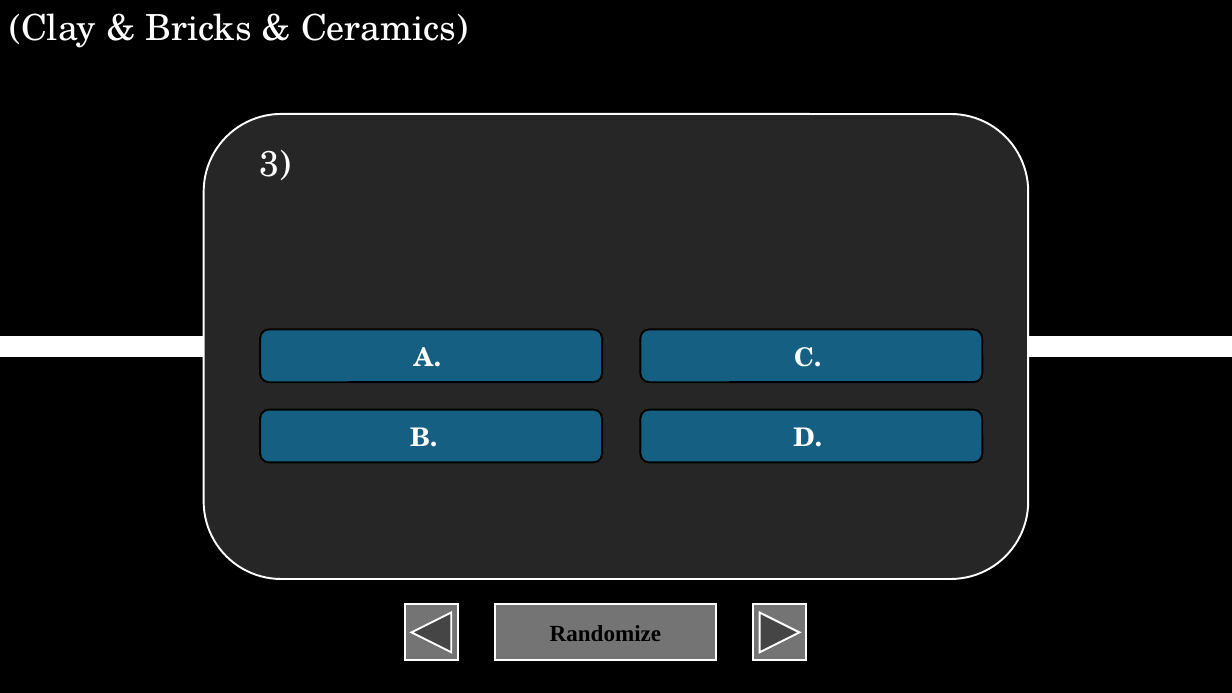
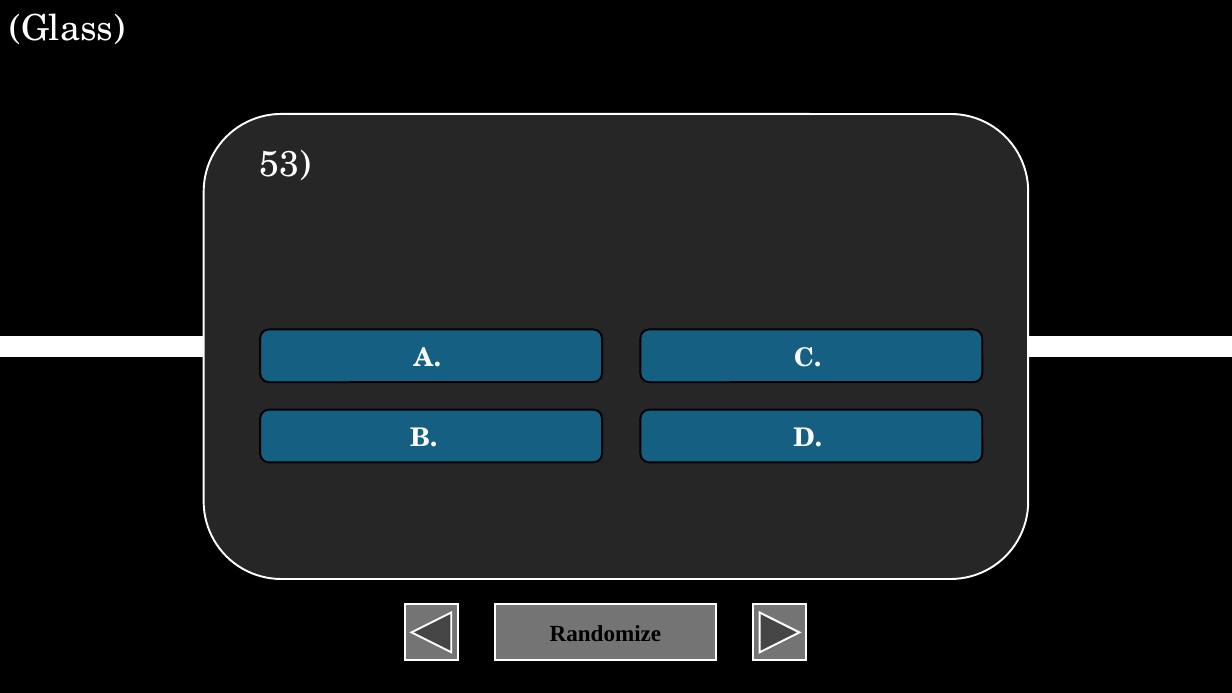
Before and after one commit to XIvanSolomonX/Archi-Reviewer, a slide deck: slide 279 of BU.pptm (slide 227 before the commit). Drawn at 1232x693 pixels with LibreOffice and Linux fonts; fonts in the diff are those of the drawing. Boxes give left, top, right and bottom in pixels: in the first picture for what was removed or moved away, otherwise in the second. Text is boxed around its words. In the diff, an @@ line names an element or a change of style, - is before the commit and + after.

```diff
--- a/BU.pptm
+++ b/BU.pptm
@@ text at [9, 13, 125, 44]: text changed @@
-(Clay & Bricks & Ceramics)
+(Glass)
@@ text at [259, 150, 311, 180]: text changed @@
-3)
+53)
```
Also in this commit, not shown: 1 other slide changed, 72 slides added.
